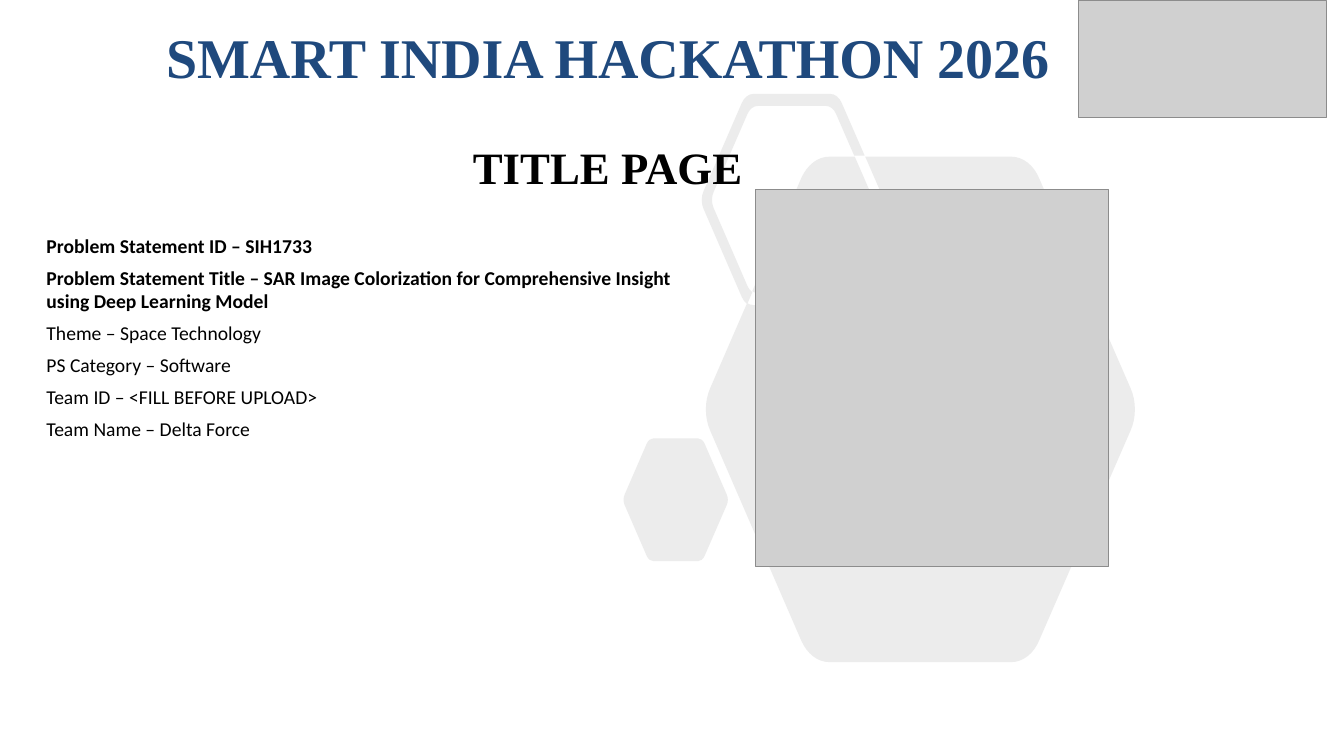
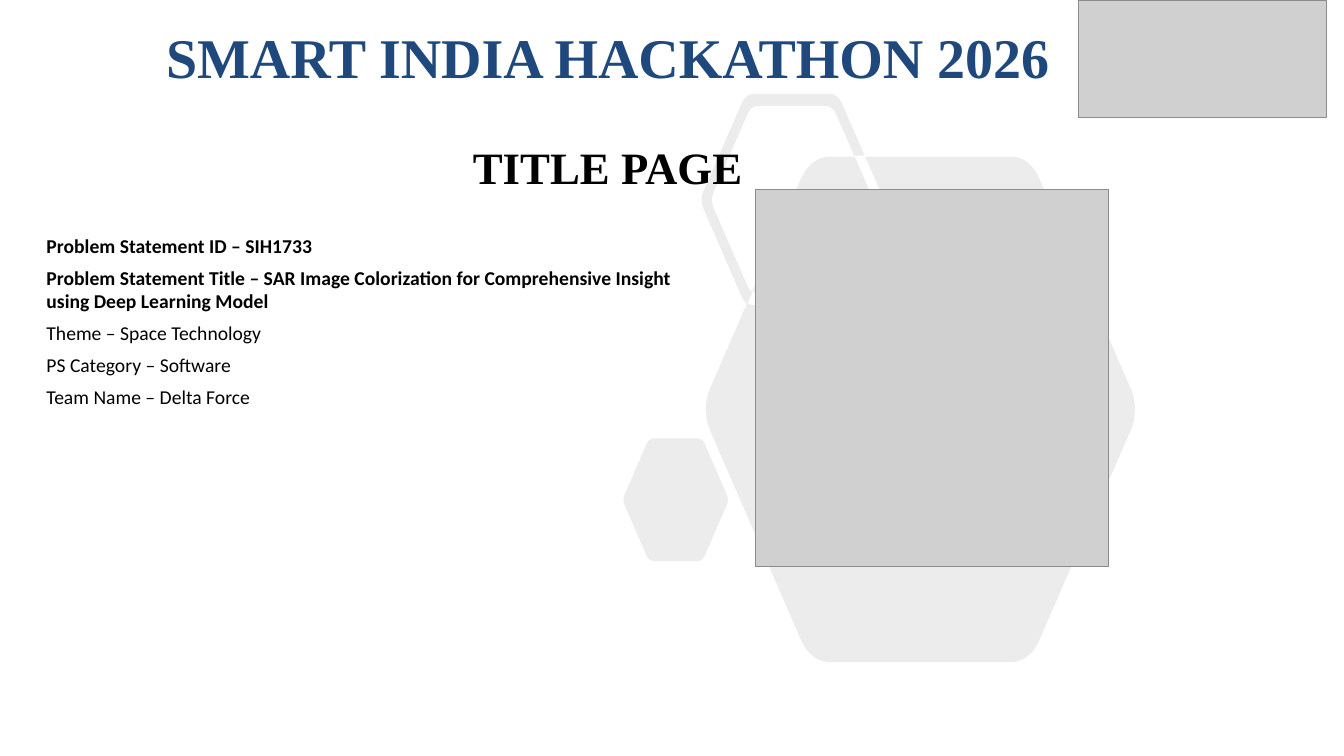
Before and after one commit to AKSAATHWIK/chromasar, a slide deck: slide 1 of SIH2026-DeltaForce-SIH1733-IDEA-SUBMISSION.pptx. Drawn at 1344x756 pixels with LibreOffice and Linux fonts; fonts in the diff are those of the drawing; grey boxes stand for pictures. Boxes give left, top, right and bottom in pixels: in the first picture for what was removed or moved away, otherwise in the second. Text is boxed around its words. In the diff, an @@ line names an element or a change of style, - is before the commit and + after.

```diff
--- a/SIH2026-DeltaForce-SIH1733-IDEA-SUBMISSION.pptx
+++ b/SIH2026-DeltaForce-SIH1733-IDEA-SUBMISSION.pptx
@@ text at (46, 391, 318, 404): paragraph removed @@
-Team ID – <FILL BEFORE UPLOAD>
```
Also in this commit, not shown: 2 other files.
